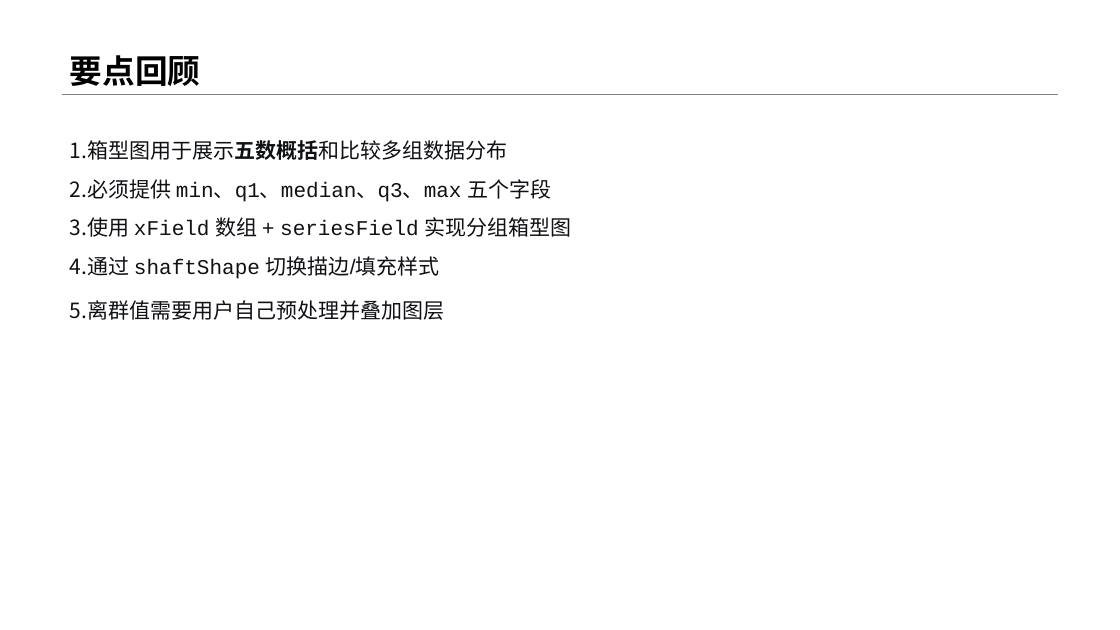
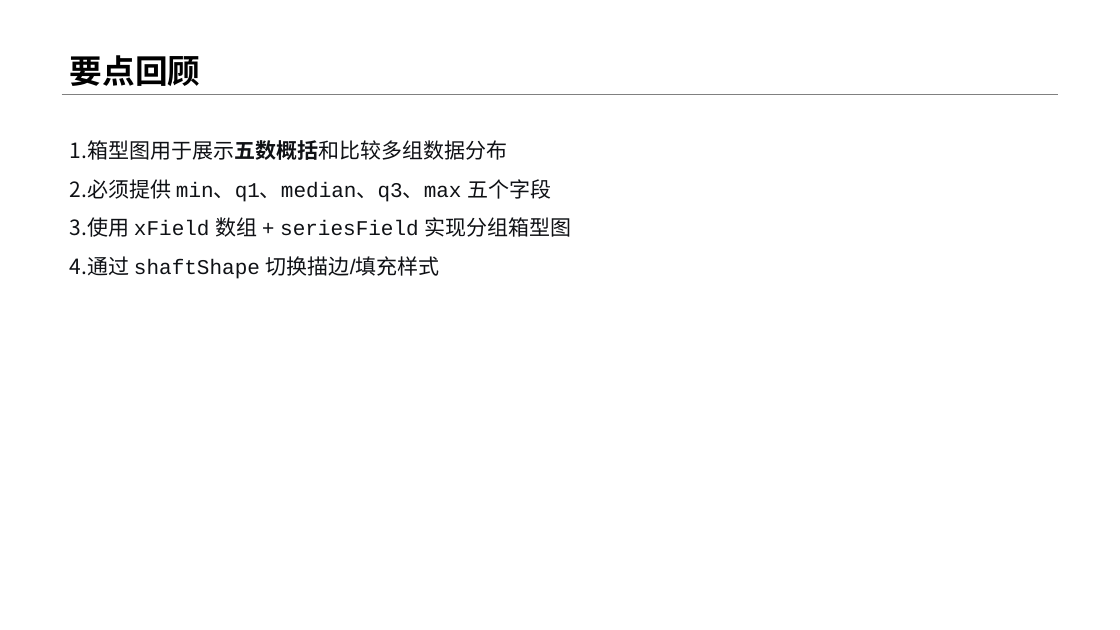
Before and after one commit to menglin1997/vchartCourse, a slide deck: slide 9 of code/Chapter 3 - Vchart Type/27-boxPlot/27-boxPlot.pptx. Drawn at 1120x630 pixels with LibreOffice and Linux fonts; fonts in the diff are those of the drawing. Boxes give left, top, right and bottom in pixels: in the first picture for what was removed or moved away, otherwise in the second. Text is boxed around its words. In the diff, an @@ line names an element or a change of style, - is before the commit and + after.

```diff
--- a/code/Chapter 3 - Vchart Type/27-boxPlot/27-boxPlot.pptx
+++ b/code/Chapter 3 - Vchart Type/27-boxPlot/27-boxPlot.pptx
@@ text at [70, 300, 444, 320]: paragraph removed @@
-5. 离群值需要用户自己预处理并叠加图层
```
Also in this commit, not shown: 4 other files.
